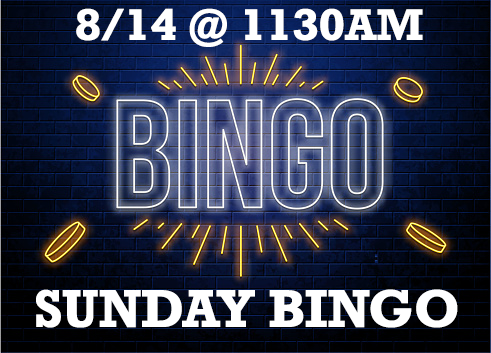
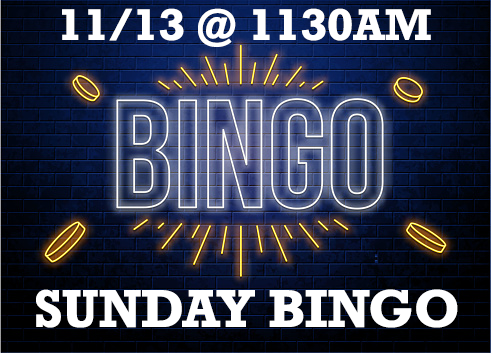
Revision of a layered 491 × 353 image; what changed, layer by layer:
renamed "8/14 @ 1130AM" to "11/13 @ 1130AM", painted on it over [62, 8, 431, 47]
